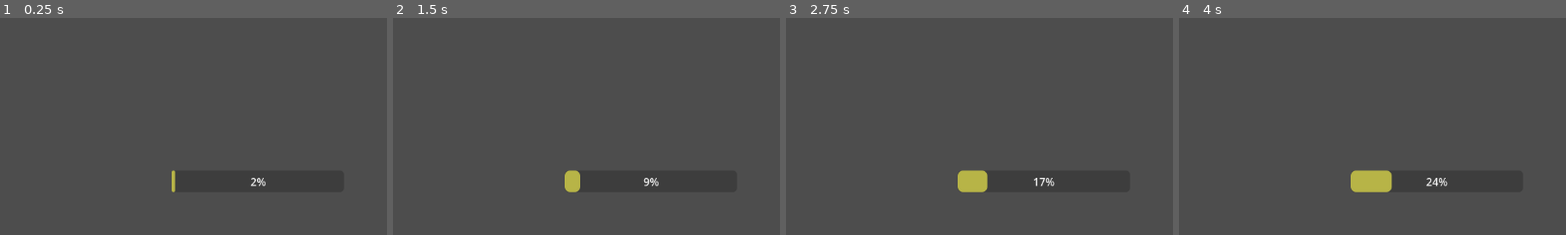
Above: before the commit, frames 1-4 (left to right).
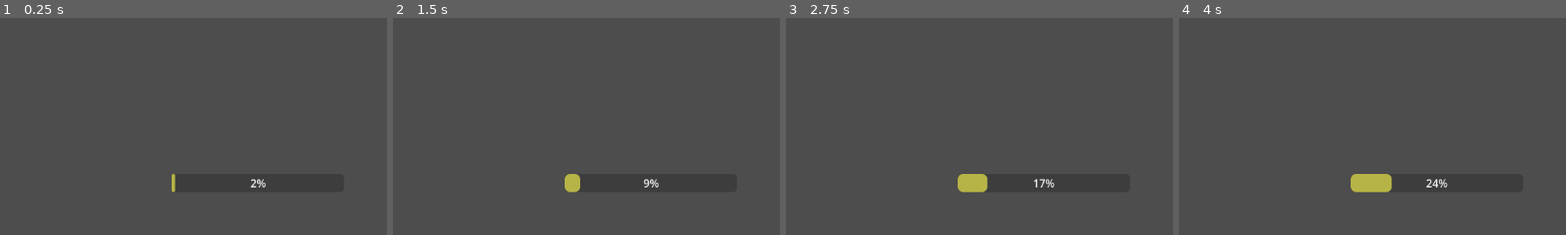
Above: after the commit, the same moments.

Repository: bsoudan/framework
Game: Godot game, scene res://Scenes/Boot.tscn
The game is run twice, just before and just after one commit, with the same random seed, the same clock (stepped at 60 frames per second) and the same inputs.
Inputs (mouse positions are % of the whole screen's width and height, from its top left):
- Up to frame 1 (0.25 s): no input
- Up to frame 2 (1.5 s): tap Enter at 0.5 s; move the mouse to (72, 45) at 0.52 s; click (72, 45) at 0.67 s; tap Space at 1.25 s; move the mouse to (30, 55) at 1.27 s; click (30, 55) at 1.42 s
- Up to frame 3 (2.75 s): tap Enter at 2 s; move the mouse to (60, 28) at 2.02 s; click (60, 28) at 2.17 s
- Up to frame 4 (4 s): tap Space at 2.75 s; move the mouse to (45, 70) at 2.77 s; click (45, 70) at 2.92 s; tap Enter at 3.5 s; move the mouse to (80, 65) at 3.52 s; click (80, 65) at 3.67 s
The pictures show only the part of the screen within x 50-100%, y 50-100%; the shares and areas given below are measured in that part.

The runs differ from the first frame. In frame 1, 0.1% of the frame differs, in the area x 44-69%, y 70-79%; in frame 2, 0.2%; in frame 3, 0.3%; in frame 4, 0.3%, in the area x 44-70%, y 70-79%.

Commit message:
use rounded, full progressbar as background for director error splash

Diff:
--- a/SceneGraph/Director.tscn
+++ b/SceneGraph/Director.tscn
@@ -1,6 +1,16 @@
-[gd_scene load_steps=3 format=3 uid="uid://q55gck3jgaiq"]
+[gd_scene load_steps=4 format=3 uid="uid://q55gck3jgaiq"]
 
 [ext_resource type="Script" path="res://SceneGraph/Director.gd" id="1_xr4th"]
+
+[sub_resource type="StyleBoxFlat" id="StyleBoxFlat_wqeps"]
+bg_color = Color(0.835294, 0, 0, 1)
+corner_radius_top_left = 8
+corner_radius_top_right = 8
+corner_radius_bottom_right = 8
+corner_radius_bottom_left = 8
+expand_margin_left = 8.0
+expand_margin_right = 8.0
+expand_margin_bottom = 4.0
 
 [sub_resource type="StyleBoxFlat" id="StyleBoxFlat_703fh"]
 bg_color = Color(0.71633, 0.706563, 0.278463, 1)
@@ -39,7 +49,7 @@
 size_flags_horizontal = 4
 text = "Director"
 
-[node name="ColorRect" type="ColorRect" parent="Status/ErrorLabel"]
+[node name="RedRoundedBackground" type="ProgressBar" parent="Status/ErrorLabel"]
 z_index = -1
 layout_mode = 1
 anchors_preset = 15
@@ -47,8 +57,10 @@
 anchor_bottom = 1.0
 grow_horizontal = 2
 grow_vertical = 2
-mouse_filter = 2
-color = Color(0.654902, 0.0431373, 0.0509804, 1)
+theme_override_styles/fill = SubResource("StyleBoxFlat_wqeps")
+value = 100.0
+rounded = true
+show_percentage = false
 
 [node name="Control" type="Control" parent="Status"]
 layout_mode = 2
@@ -56,16 +68,17 @@
 
 [node name="LoadProgress" type="ProgressBar" parent="Status/Control"]
 unique_name_in_owner = true
-layout_mode = 1
-anchors_preset = 3
+layout_mode = 2
 anchor_left = 1.0
 anchor_top = 1.0
 anchor_right = 1.0
 anchor_bottom = 1.0
 offset_left = -256.0
-offset_top = -32.0
+offset_top = -27.0
 grow_horizontal = 0
 grow_vertical = 0
+size_flags_horizontal = 8
+size_flags_vertical = 8
 mouse_filter = 2
 theme_override_styles/fill = SubResource("StyleBoxFlat_703fh")
 rounded = true
